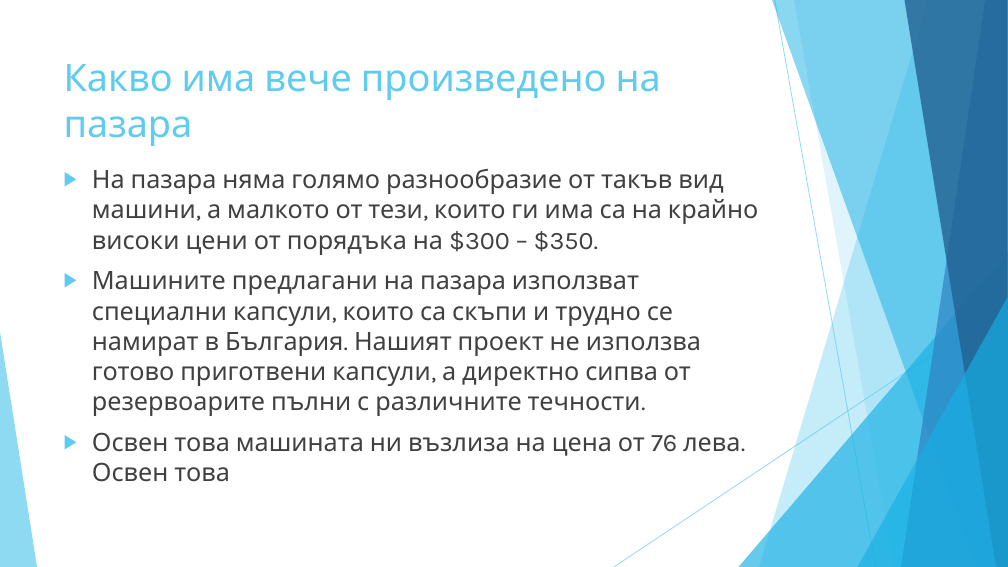
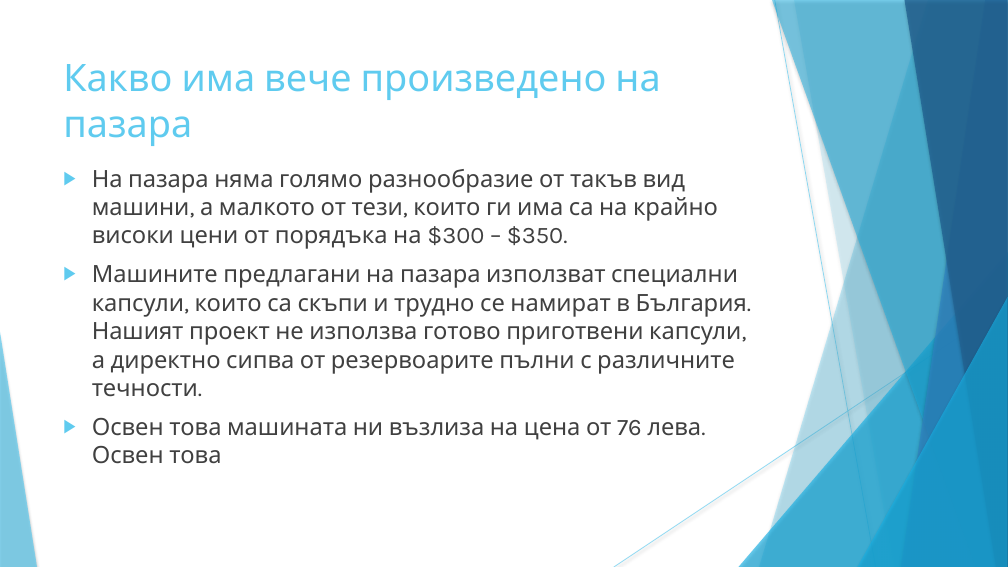
Before and after one commit to Vladikolev0321/Coctail-machine, a slide deck: slide 3 of презентация.pptx. Drawn at 1008x567 pixels with LibreOffice and Linux fonts; fonts in the diff are those of the drawing. Boxes give left, top, right and bottom in pixels: in the first picture for what was removed or moved away, otherwise in the second. Text is boxed around its words. In the diff, an @@ line names an element or a change of style, - is before the commit and + after.

```diff
--- a/презентация.pptx
+++ b/презентация.pptx
@@ line (775, 0) - (876, 567): stroke #5FCBEF 0.75 pt to #5FCBEF 0.74 pt @@
@@ freeform shape at [794, 0, 1008, 567]: shadow on; outline redrawn @@
@@ text "На пазара няма голямо разнообразие ..." at [92, 169, 747, 464]: size 24 to 22.6 pt; indent changed @@
@@ line (1008, 305) - (614, 567): stroke #5FCBEF 0.75 pt to #5FCBEF 0.74 pt @@
@@ shadow on in 7 elements at [759, 0, 1008, 567], [739, 252, 1008, 567], [772, 0, 1008, 567], [901, 0, 1008, 567], [904, 0, 1008, 567], [858, 297, 1008, 567], [0, 332, 37, 567] @@
```
Also in this commit, not shown: 8 other slides changed, 1 slide added, 1 slide removed, 7 other files.
